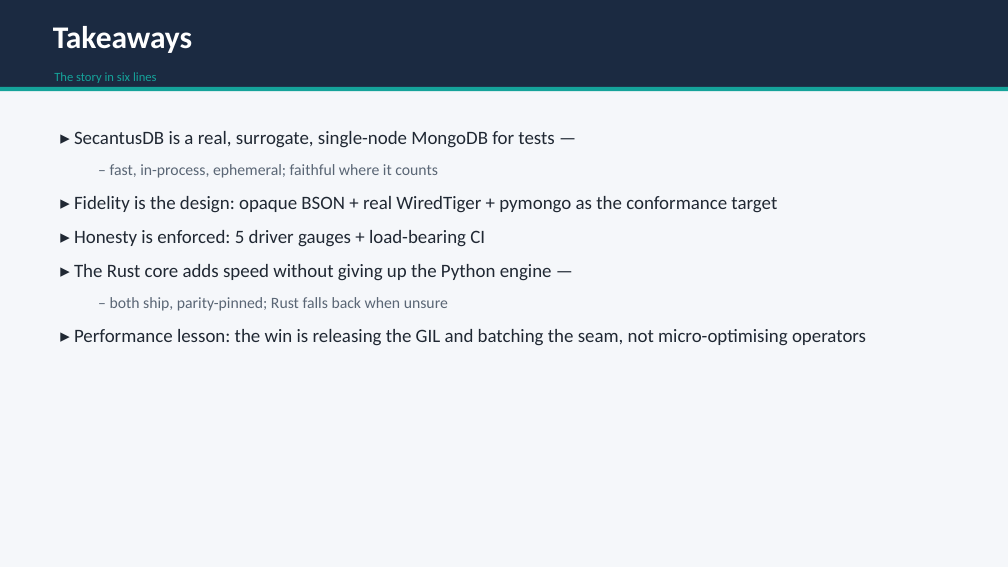
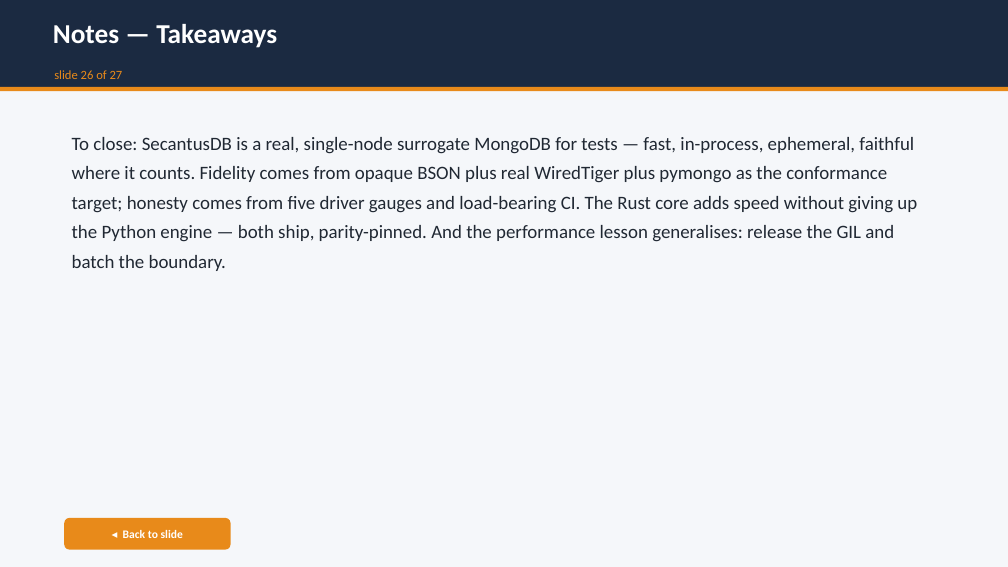
Before and after one commit to jdrumgoole/SecantusDB, a slide deck: slide 54 of docs/presentations/SecantusDB-overview.pptx (slide 26 before the commit). Drawn at 1008x567 pixels with LibreOffice and Linux fonts; fonts in the diff are those of the drawing. Boxes give left, top, right and bottom in pixels: in the first picture for what was removed or moved away, otherwise in the second. Text is boxed around its words. In the diff, an @@ line names an element or a change of style, - is before the commit and + after.

```diff
--- a/docs/presentations/SecantusDB-overview.pptx
+++ b/docs/presentations/SecantusDB-overview.pptx
@@ text at box(53, 24, 277, 48): text changed; size 30 to 26 pt @@
-Takeaways
+Notes — Takeaways
@@ rectangle at box(0, 87, 1008, 91): fill #15A39A to #E88A1A @@
@@ text at box(54, 70, 123, 79): text changed; text colour #15A39A to #E88A1A @@
-The story in six lines
+slide 26 of 27
@@ text at box(72, 137, 917, 271): text changed @@
-▸ SecantusDB is a real, surrogate, single-node MongoDB for tests —
-  – fast, in-process, ephemeral; faithful where it counts
-▸ Fidelity is the design: opaque BSON + real WiredTiger + pymongo as the conformance target
-▸ Honesty is enforced: 5 driver gauges + load-bearing CI
-▸ The Rust core adds speed without giving up the Python engine —
-  – both ship, parity-pinned; Rust falls back when unsure
-▸ Performance lesson: the win is releasing the GIL and batching the seam, not micro-optimising operators
+To close: SecantusDB is a real, single-node surrogate MongoDB for tests — fast, in-process, ephemeral, faithful where it counts. Fidelity comes from opaque BSON plus real WiredTiger plus pymongo as the conformance target; honesty comes from five driver gauges and load-bearing CI. The Rust core adds speed without giving up the Python engine — both ship, parity-pinned. And the performance lesson generalises: release the GIL and batch the boundary.
@@ rounded rectangle added at box(64, 518, 231, 550), fill #E88A1A, 11 pt, text #FFFFFF, bold @@
+◂ Back to slide
```
Also in this commit, not shown: 26 other slides changed, 28 slides added.
